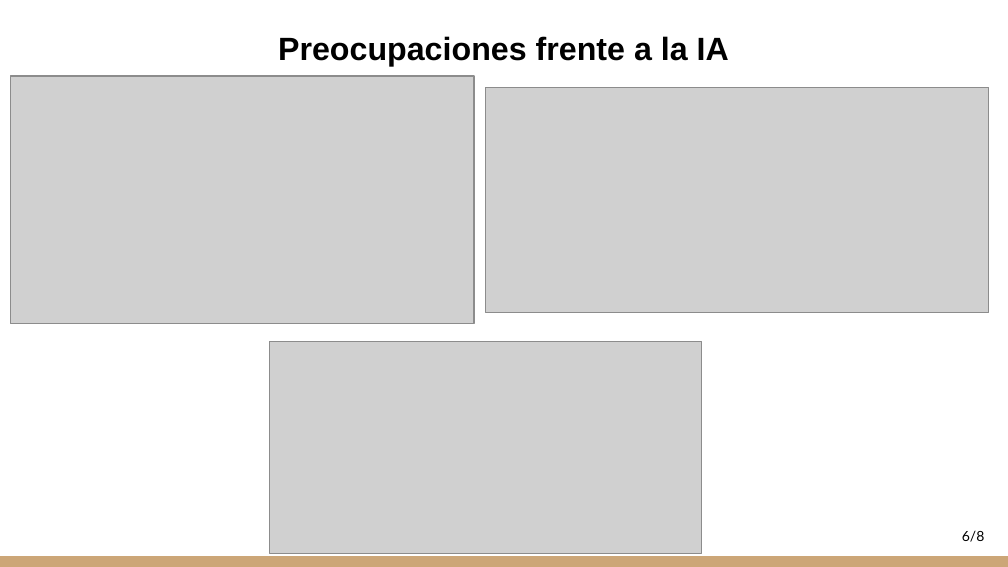
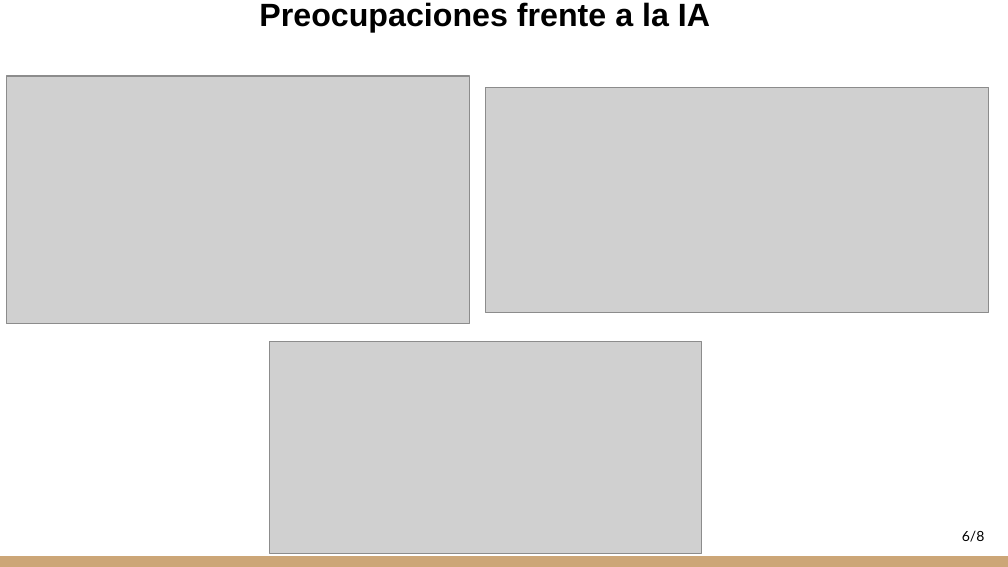
Before and after one commit to martin1000000000/Computacion-cientifica, a slide deck: slide 6 of Presentacion_entrega_2.pptx. Drawn at 1008x567 pixels with LibreOffice and Linux fonts; fonts in the diff are those of the drawing; grey boxes stand for pictures. Boxes give left, top, right and bottom in pixels: in the first picture for what was removed or moved away, otherwise in the second. Text is boxed around its words. In the diff, an @@ line names an element or a change of style, - is before the commit and + after.

Commit message:
fix ./Presentacion_entrega_2.pptx

```diff
--- a/Presentacion_entrega_2.pptx
+++ b/Presentacion_entrega_2.pptx
@@ text "Preocupaciones frente a la IA": place and size @@
-text "Preocupaciones frente a la IA" at box(278, 36, 729, 66)
+text "Preocupaciones frente a la IA" at box(259, 2, 710, 32)
@@ picture: place and size @@
-picture at box(10, 76, 474, 324)
+picture at box(6, 76, 470, 324)
```
Also in this commit, not shown: 1 other slide changed.
